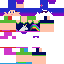
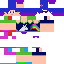
The second 64x64 image is a revision of the first. Changes to its layers:
painted on "Layer 9" over left=8, top=32, right=12, bottom=52
